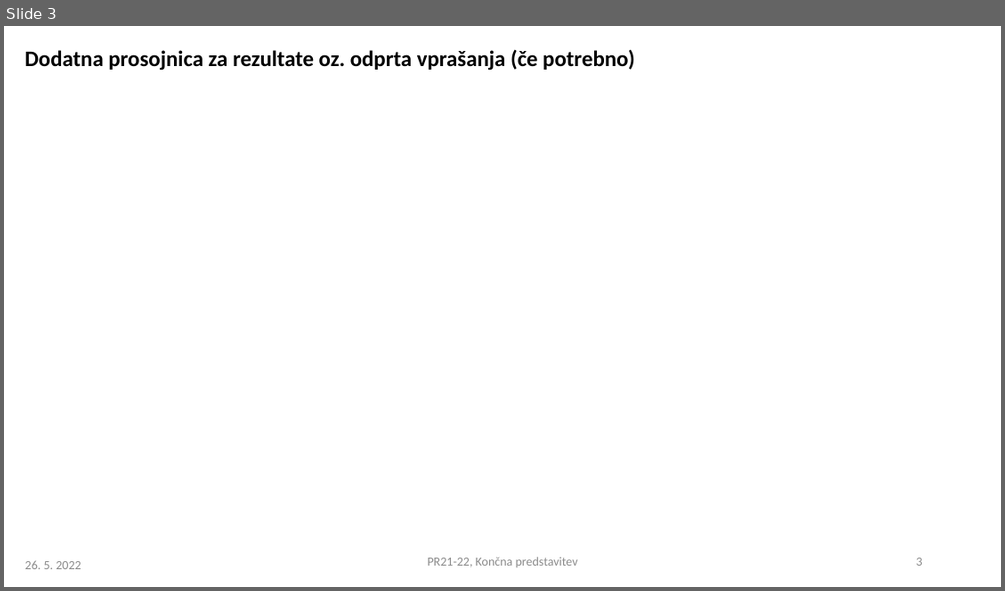
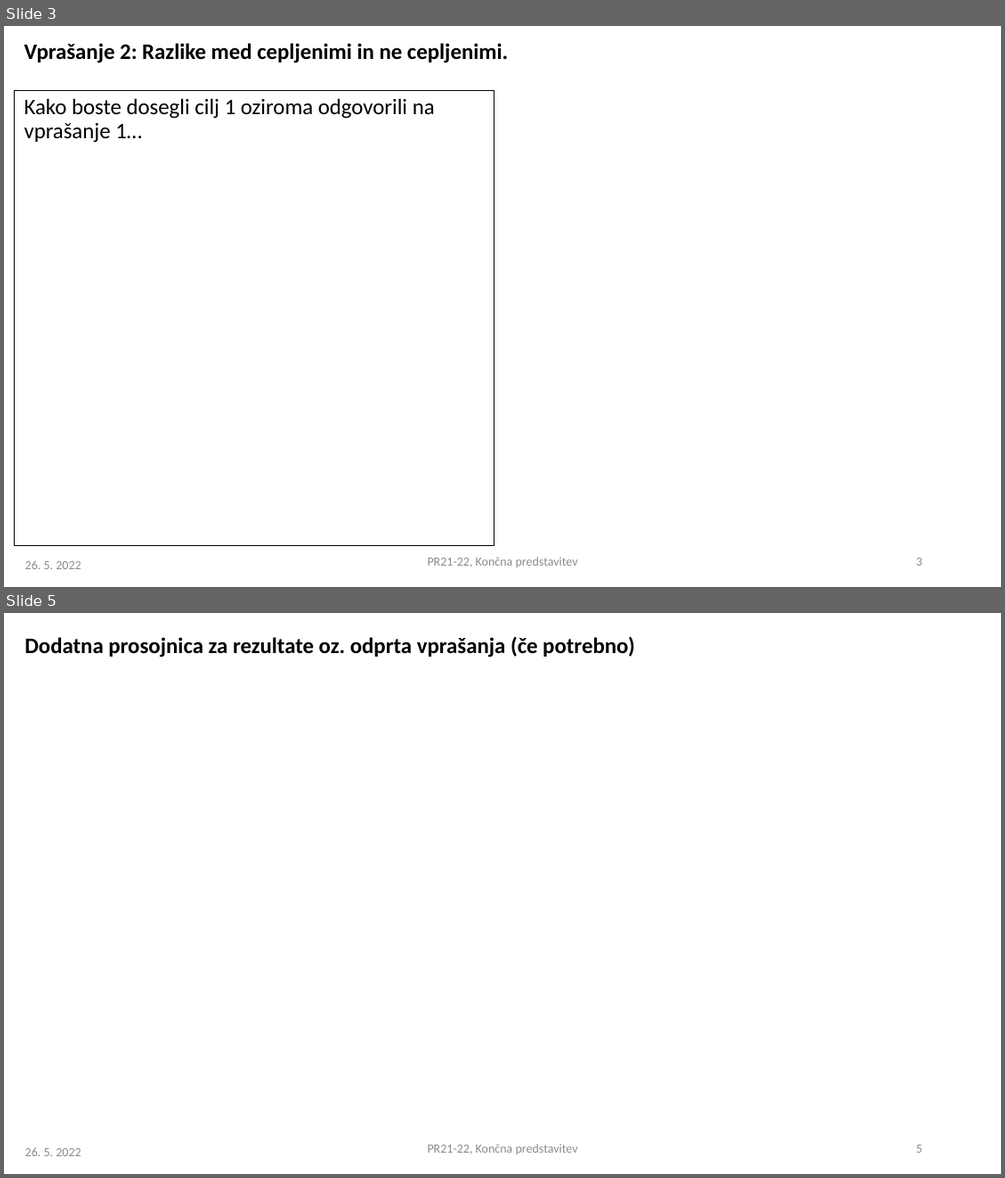
Before and after one commit to SerugaDavid/PR21DSZHMM, a slide deck: predstavitve/PR2021-22_koncna_01.pptx. Shown one above the other, each under a label of ours: slide 3 before the commit, slides 3 and 5 after it; the slides between them are not shown. The pictures are 1005x591 and 1005x1178 pixels, drawn with LibreOffice and Linux fonts; fonts in the diff are those of the drawing. Boxes give left, top, right and bottom in pixels: in the first picture for what was removed or moved away, otherwise in the second. Text is boxed around its words. In the diff, an @@ line names an element or a change of style, - is before the commit and + after.

Commit message:
koncna predstavitev

```diff
--- a/predstavitve/PR2021-22_koncna_01.pptx
+++ b/predstavitve/PR2021-22_koncna_01.pptx
@@ slide 3 added at [4,26,1001,587], background #FFFFFF @@
@@ text added at [24,43,508,63], 16 pt, text #000000, bold @@
+Vprašanje 2: Razlike med cepljenimi in ne cepljenimi.
@@ text added at [14,90,494,546], outline #000000 0.75 pt, 16 pt, text #000000 @@
+Kako boste dosegli cilj 1 oziroma odgovorili na vprašanje 1…
@@ text added at [428,556,578,567], 9 pt, text #8C8C8C @@
+PR21-22, Končna predstavitev
@@ page number added at [916,557,922,565], 9 pt, text #8C8C8C @@
+3
@@ text added at [25,560,81,569], 9 pt, text #8C8C8C @@
+26. 5. 2022
@@ what was slide 3 is now slide 5 @@
@@ page number at [916,1144,922,1152]: text changed @@
-3
+5
```
Also in this commit, not shown: 2 slides changed, 1 other slide added, 2 other files.
